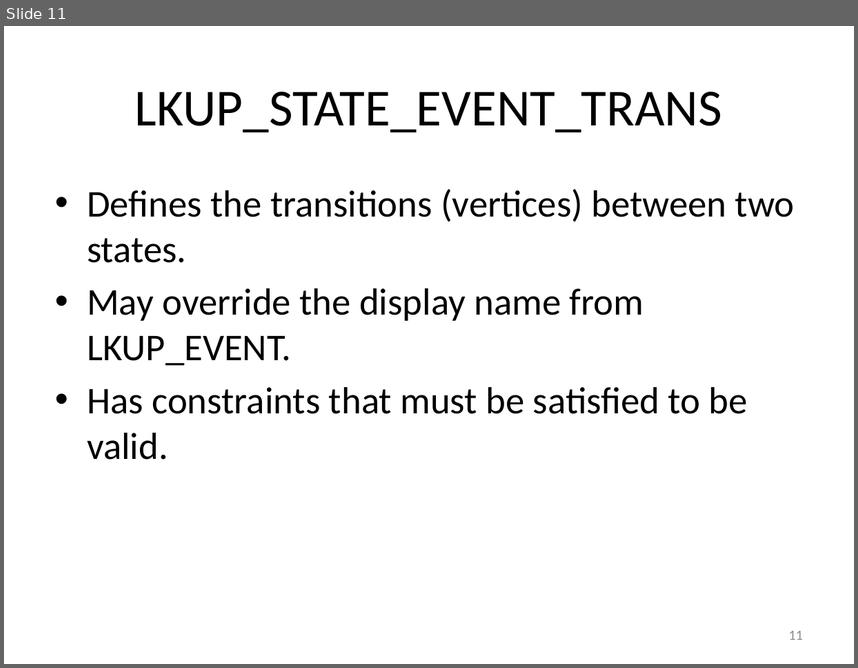
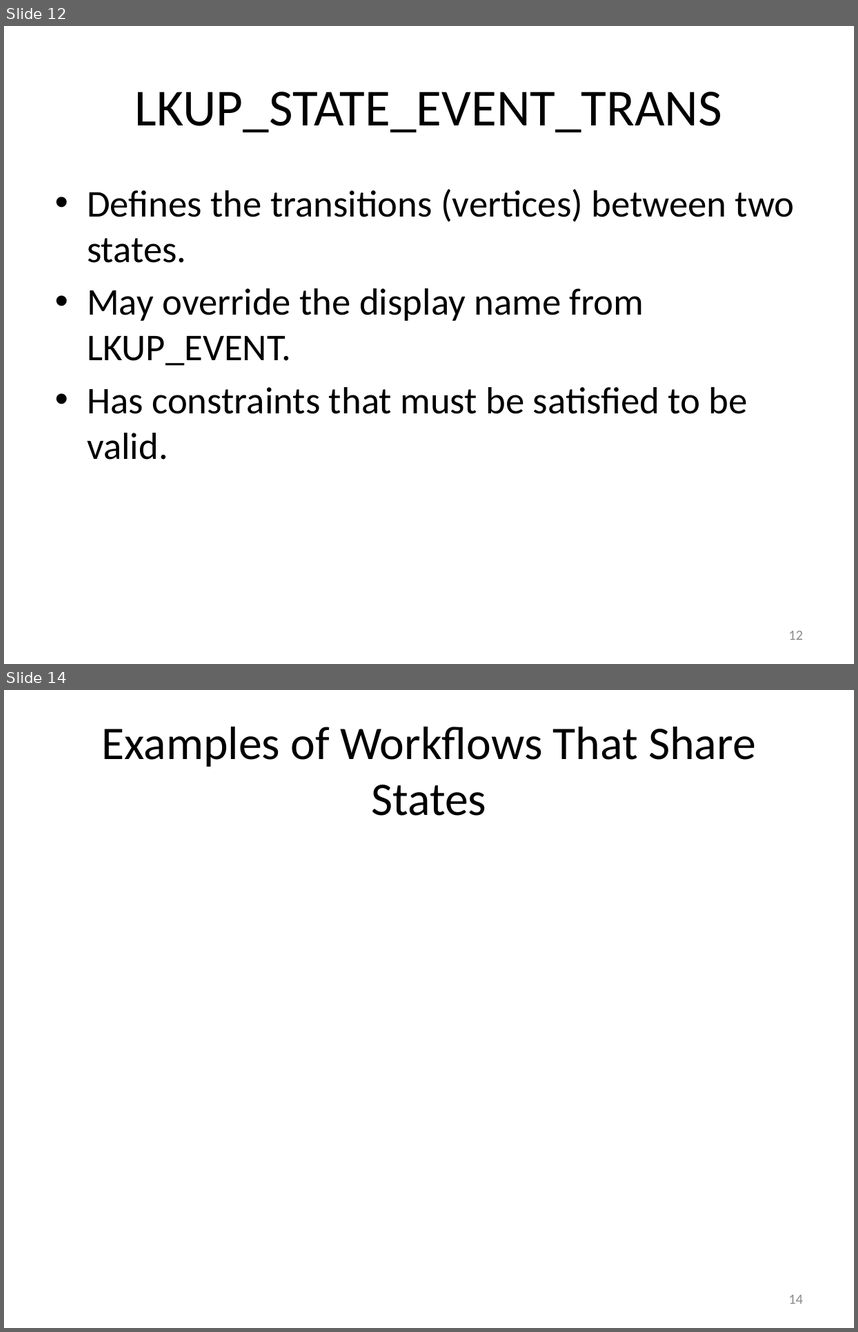
Before and after one commit to RichardRoda/DFA-Workflow-Model, a slide deck: Modeling Workflows with Event Driven DFA.pptx. Shown one above the other, each under a label of ours: slide 11 before the commit, slides 12 and 14 after it; the slides between them are not shown. The pictures are 858x668 and 858x1332 pixels, drawn with LibreOffice and Linux fonts; fonts in the diff are those of the drawing. Boxes give left, top, right and bottom in pixels: in the first picture for what was removed or moved away, otherwise in the second. Text is boxed around its words. In the diff, an @@ line names an element or a change of style, - is before the commit and + after.

```diff
--- a/Modeling Workflows with Event Driven DFA.pptx
+++ b/Modeling Workflows with Event Driven DFA.pptx
@@ slide 14 added at (x1=4, y1=690, x2=854, y2=1328), background #FFFFFF @@
@@ title added at (x1=102, y1=727, x2=756, y2=816), 39.6 pt, text #000000 @@
+Examples of Workflows That Share States
@@ page number added at (x1=789, y1=1294, x2=803, y2=1303), 12 pt, text #8C8C8C @@
+14
@@ what was slide 11 is now slide 12 @@
@@ page number at (x1=789, y1=630, x2=803, y2=639): text changed @@
-11
+12
```
Also in this commit, not shown: 2 slides changed, 4 other slides added.
